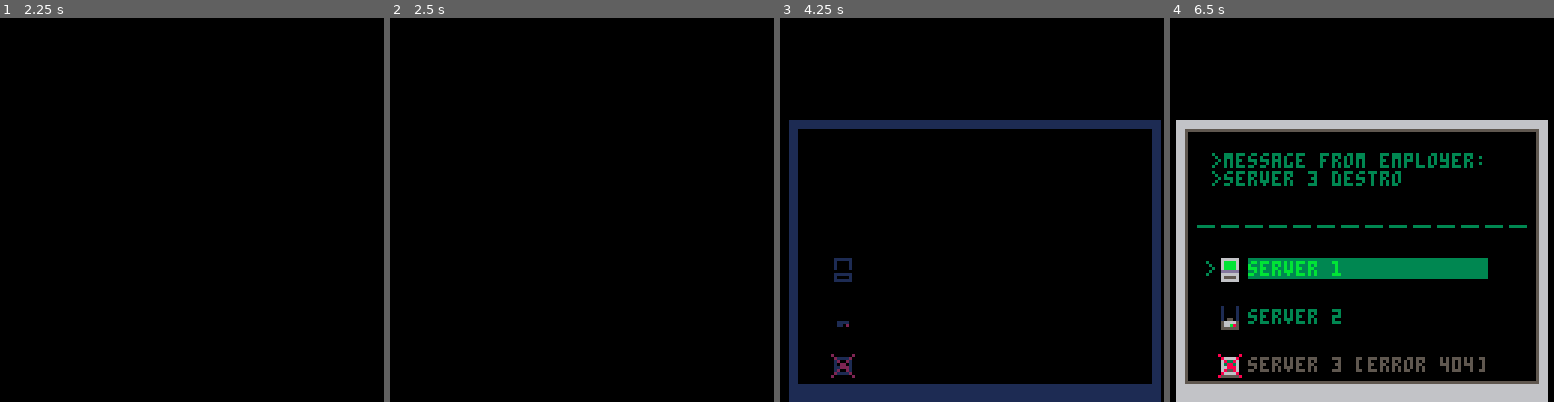
Above: before the commit, frames 1-4 (left to right).
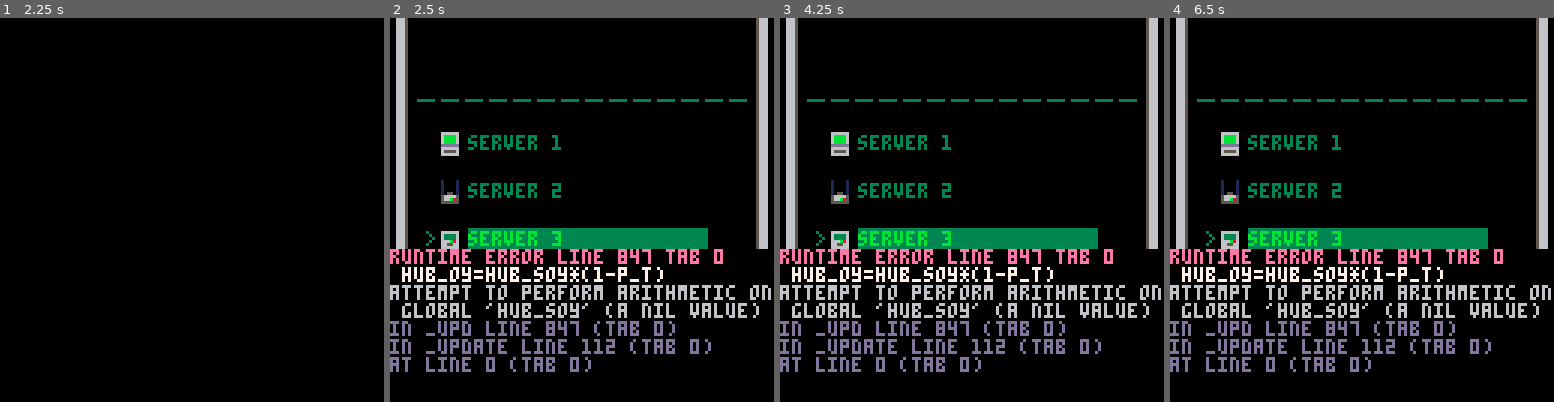
Above: after the commit, the same moments.

Repository: jacobneal65/sokovirus-pico8
Game: PICO-8 cartridge mysoko.p8
Two runs of this game, one before a commit and one after it. Both use one fixed random seed, a clock stepped at 60 frames per second and the inputs below.
Inputs:
- Up to frame 1 (2.25 s): tap O (Z key) at 0.33, 1.07, 2.22 s; tap Down at 0.7 s; tap X (X key) at 1.43, 2.07 s; hold Up from 1.97 s (still down)
- Up to frame 2 (2.5 s): keep holding Up
- Up to frame 3 (4.25 s): release Up at 2.63 s; hold Right 2.68-3.02 s; tap X (X key) at 2.82, 3.57 s; hold Down 3.07-3.73 s; tap O (Z key) at 3.72 s; hold Left 3.78-4.12 s; hold Up from 4.17 s (still down)
- Up to frame 4 (6.5 s): tap X (X key) at 4.32, 5.07, 5.82 s; release Up at 4.5 s; hold Left 4.55-5.05 s; hold Right 5.1-5.93 s; tap O (Z key) at 5.22 s; hold Up from 5.98 s (still down)

Frame 1 is identical in both runs. In frame 2, 18% of the frame differs, in the area x 0-100%, y 0-93%; in frame 3, 26%; in frame 4, 32%, in the area x 0-100%, y 0-100%.
Error after the commit: runtime error line 847 tab 0; hub_oy=hub_soy*(1-p_t); attempt to perform arithmetic on global 'hub_soy' (a nil value)

Commit message:
first hub animation

Diff:
--- a/mysoko.p8
+++ b/mysoko.p8
@@ -303,7 +304,7 @@
 	--draw debug
 	local offst=0
 	for txt in all(debug) do
-		print(txt,cam_x+90,cam_y+offst,8)
+		print(txt,cam_x+10,cam_y+offst,8)
 		offst+=8
 	end
 end
@@ -506,8 +507,7 @@
 	p_t=min(p_t+0.1,1)
 	p_ani=p_anims[4]
 	p_mov() --moves the player offset by
-	--trail particle
-	particlecode(p_x*8+p_ox,p_y*8+p_oy)
+	particlecode(p_x*8+p_ox,p_y*8+p_oy)--code trail particle
 	if p_t==1 then
 		particlepuff(p_x*8,p_y*8)
 		--call slide box
@@ -784,9 +784,13 @@
 
 
 function init_hub()
+	hubsel=0
+	hub_x, hub_y=0,8*(10+2*hubsel)
+	hub_oy=0
+
 	cam_x,cam_y=0,0
 	camera(0,0)
-	hubsel=0
+
 	msg={
 		lines={},
 		pos=0,
@@ -802,61 +806,87 @@
 	_drw=drw_hub
 end
 
-function upd_hub()
-	updatemessage()
-	hubinput()
-end
-
 function hubinput()
 	local _btn=getinput()
 	if _btn==⬆️ then	--up
+		prevhubsel=hubsel
 		hubsel=(hubsel-1)%3
 		sfx(52)--move cursor noise
+		init_hubmove()
 	elseif _btn==⬇️ then--down
+		prevhubsel=hubsel
 		hubsel=(hubsel+1)%3
 		sfx(52)--move cursor noise
+		init_hubmove()
 	elseif _btn==5 then
 		if completedworlds[hubsel+1]==1 then
-			sfx(58)--can choose world
+			sfx(61)--cant choose world
 		else
 			sfx(51)--select noise
 			level=hubsel*4+1
 			--level=8-- (used for debuging)
-			selworld()
-		end
-	end
-end
-
-function selworld()
-	--worlds: 1-5
-	init_level()
-	fadeout()
-end
+			init_level()
+			fadeout()
+		end
+	end
+end
+function init_hubmove()
+	p_t=0
+	if prevhubsel + hubsel == 2 then--if we are going from 0->2 or 2->0
+		hub_oy=0
+		p_t=1
+	else
+		hub_soy=16*(prevhubsel-hubsel)
+		hub_oy=hub_soy
+	end
+	hub_y=8*(10+2*(hubsel))
+	_upd = upd_hubcursor_loop
+end
+
+--used to move the cursors and shake them
+function upd_hubcursor_loop()
+	--slide
+	p_t=min(p_t+0.4,1)
+	hub_oy=hub_soy*(1-p_t)
+	--shake
+
+	--return hub control
+	if p_t==1 then
+		_upd = upd_hub
+	end
+
+end
+
+function upd_hub()
+	updatemessage()
+	hubinput()
+end
+
 function drw_hub()
 	cls()
 	map()
-	--sa,ea,delay,spd
 	--draw coin
 	--add_grid(37,43,4,4,16*3+cam_x+5*8,cam_y+1*8,2,2)
+	--draw cursor
+	add_ani(2,3,3,10, 8,hub_y+hub_oy, false)
+	drawmessage()
 	--draw rectangle
-	add_ani(2,3,3,10, 8,8*(10+2*(hubsel)), false)
-	drawmessage()
 	for i=1,3 do
 		local t =""
-		local colr=3
-		local ys=8*(10+2*(i-1))
+		local colr=3--dark green
+		local ys=8*(10+2*(i-1))--10,12,14
 		if i==(hubsel+1) then
-			colr=11
-			rectfill2(26,ys,80,7,3)
+			colr=11--light green (for text)
+			rectfill2(26,hub_y+hub_oy,80,7,3)
 		end
 		if completedworlds[i]==1 then
+			--draw red cross
 			line(8*2,ys,8*3-1,ys+7,8)
 			line(8*3-1,ys,8*2,ys+7,8)
-			colr=5
+			colr=5--dark grey (closed server)
 			t=" [error 404]"
 		end
 		print(servertext[i]..t,26,ys+1,colr)
-		local colr=3
 	end
 	draw_bas_ani()
 	drawgrids()
@@ -901,7 +931,7 @@
 function movebox()
 	pushto=mget(slbx.x+slbx.dx,slbx.y+slbx.dy)
 	--IF WALL
-	slbx.mov = boxslide
+	slbx.mov=boxslide
 	if fget(pushto,0) or checkbox(slbx.x+slbx.dx,slbx.y+slbx.dy) then
 		sfx(61) -- wall noise
 		slbx.mov=boxbump
@@ -950,8 +980,6 @@
 	slbx.ox=slbx.sox*tme
 	slbx.oy=slbx.soy*tme
 end
-
--->8
 
 -->8
 --particles
